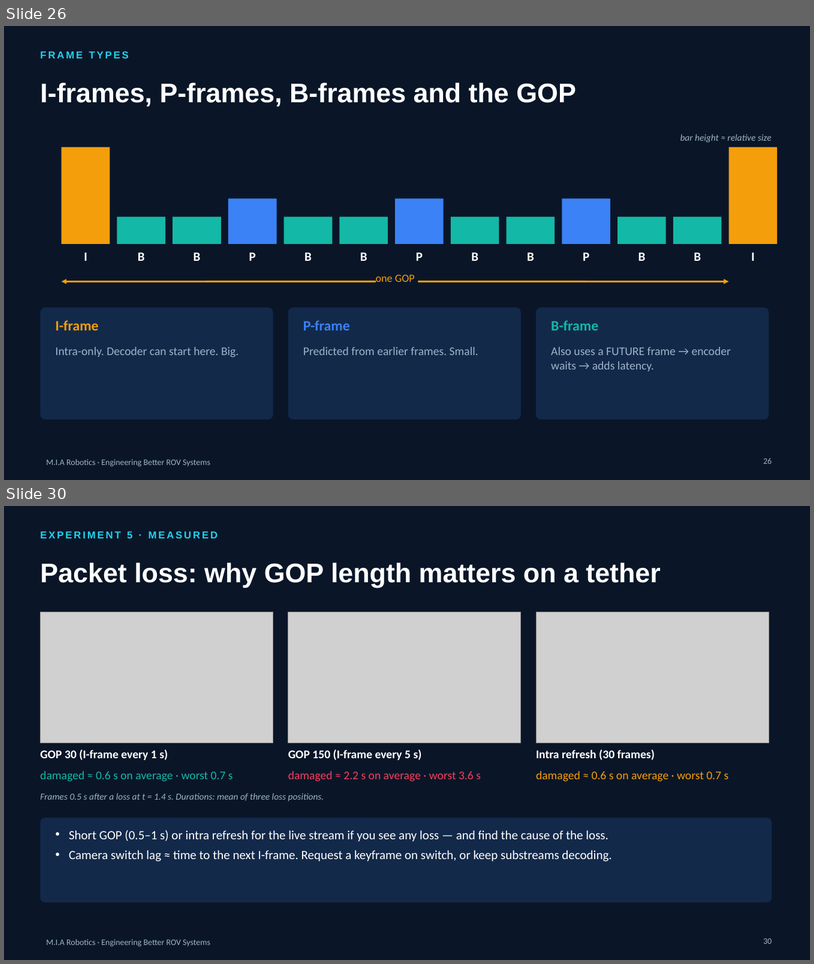
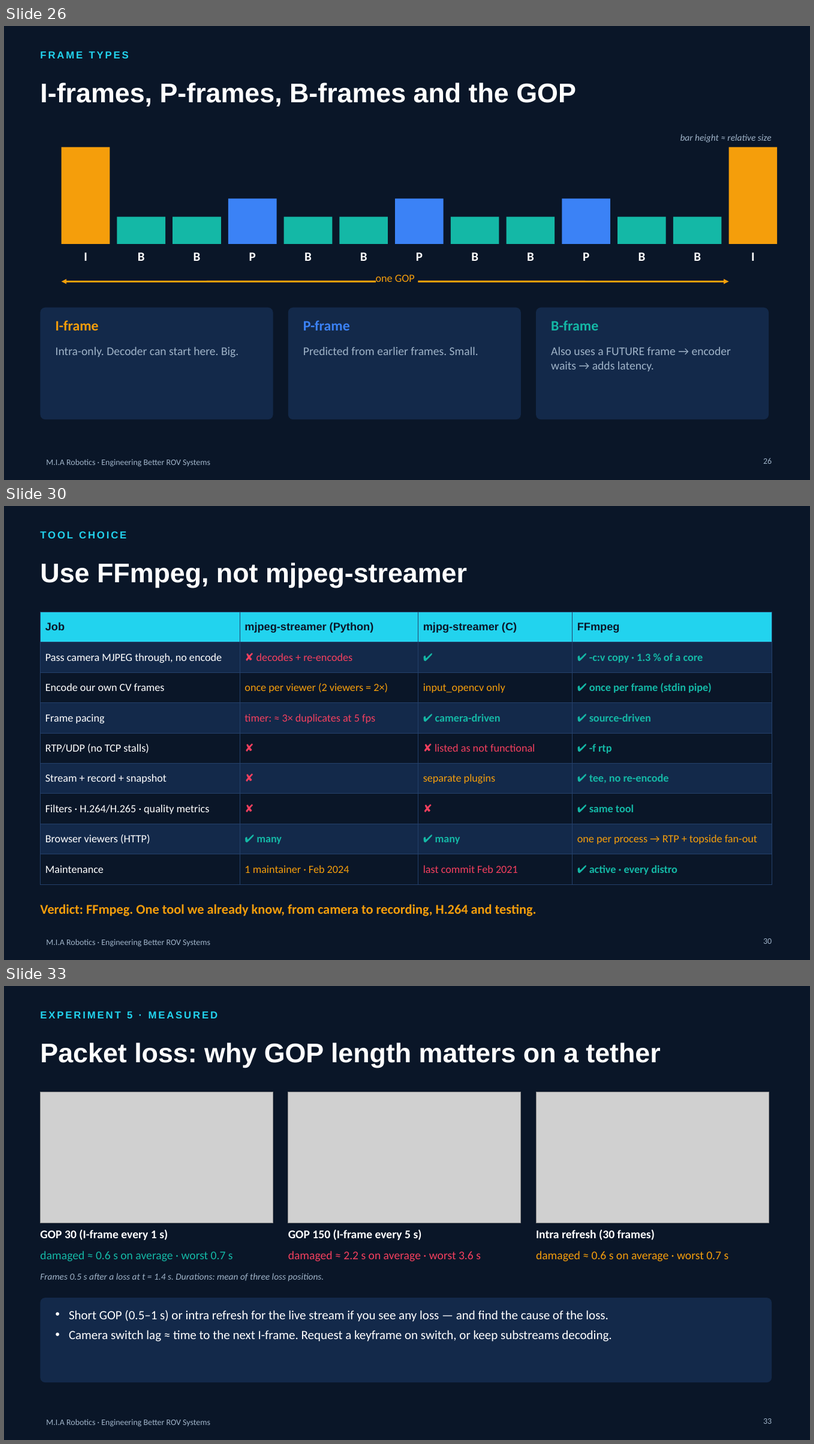
Before and after one commit to YoussefAbbas2001/video-streaming, a slide deck: presentation/MIA_Robotics_Workshop.pptx. Shown one above the other, each under a label of ours: slides 26 and 30 before the commit, slides 26, 30 and 33 after it; the slides between them are not shown. The pictures are 814x964 and 814x1444 pixels, drawn with LibreOffice and Linux fonts; fonts in the diff are those of the drawing; grey boxes stand for pictures. Boxes give left, top, right and bottom in pixels: in the first picture for what was removed or moved away, otherwise in the second. Text is boxed around its words. In the diff, an @@ line names an element or a change of style, - is before the commit and + after.

```diff
--- a/presentation/MIA_Robotics_Workshop.pptx
+++ b/presentation/MIA_Robotics_Workshop.pptx
@@ slide 30 added at box(4, 506, 810, 960), background #0A1628; not listed: 1 template element that a slide beside it also shows @@
@@ text added at box(40, 531, 126, 538), 12 pt, text #22D3EE, bold @@
+TOOL CHOICE
@@ title added at box(40, 562, 467, 588), 32 pt, text #FFFFFF, bold @@
+Use FFmpeg, not mjpeg-streamer
@@ table added at box(40, 612, 772, 877), 9 rows, 4 columns @@
+Job | mjpeg-streamer (Python) | mjpg-streamer (C) | FFmpeg
+Pass camera MJPEG through, no encode | ✘ decodes + re-encodes | ✔ | ✔ -c:v copy · 1.3 % of a core
+Encode our own CV frames | once per viewer (2 viewers = 2×) | input_opencv only | ✔ once per frame (stdin pipe)
+Frame pacing | timer: ≈ 3× duplicates at 5 fps | ✔ camera-driven | ✔ source-driven
+RTP/UDP (no TCP stalls) | ✘ | ✘ listed as not functional | ✔ -f rtp
+Stream + record + snapshot | ✘ | separate plugins | ✔ tee, no re-encode
+Filters · H.264/H.265 · quality metrics | ✘ | ✘ | ✔ same tool
+Browser viewers (HTTP) | ✔ many | ✔ many | one per process → RTP + topside fan-out
+Maintenance | 1 maintainer · Feb 2024 | last commit Feb 2021 | ✔ active · every distro
@@ text added at box(40, 904, 537, 916), 16 pt, text #F59E0B, bold @@
+Verdict: FFmpeg. One tool we already know, from camera to recording, H.264 and testing.
@@ page number added at box(764, 938, 772, 943), 10 pt, text #9FB3C8 @@
+30
@@ what was slide 30 is now slide 33 @@
@@ page number at box(764, 1418, 772, 1423): text changed @@
-30
+33
```
Also in this commit, not shown: 7 slides changed, 2 other slides added, 19 other files.
